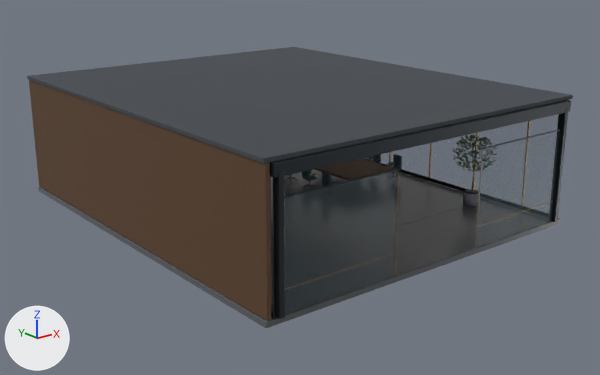
An edit to the glTF model gabriel-portfolio/public/models/environment-5.glb, drawn before and after from the same camera.
Rendered twice from a camera (50 mm lens) standing at (-23.7, -28.9, 12.9) and looking at (0.2, 1.1, 0.9). Every picture has the same lights, and +X, +Y and +Z are marked at lower left. The first picture is the older version.

The first picture shows 'Continuous floor slab'.
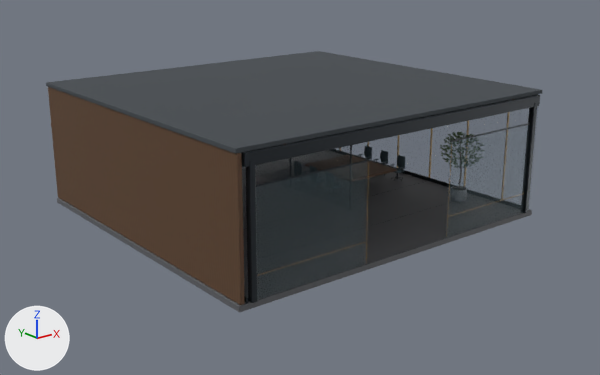
Pixel boxes [x1, y1, x2, y2] of what changed, in the pictures (600 x 375 px):
'Continuous floor slab', moved, rescaled (9% narrower, 7% shorter)
    before: [27, 47, 573, 328]
    after: [46, 51, 542, 313]

The change, as a list of edits to the scene's bpy script:
```text
Add img_honed_graphite_limestone_roughness:
    img_honed_graphite_limestone_roughness = load_image('Honed graphite limestone roughness', '_unpacked/Honed_graphite_limestone_roughness', 256, 256, 'Non-Color')
Add img_honed_graphite_limestone_micro_normal:
    img_honed_graphite_limestone_micro_normal = load_image('Honed graphite limestone micro normal', '_unpacked/Honed_graphite_limestone_micro_normal', 256, 256, 'Non-Color')
Change mat_honed_graphite_limestone_005:
    remove # nodes: BsdfPrincipled, OutputMaterial, TexImage
    nodes: BsdfPrincipled, Math, NormalMap, OutputMaterial, SeparateColor, TexImage x3
    uses the picture img_honed_graphite_limestone_micro_normal
    uses the picture img_honed_graphite_limestone_roughness
Change ob_continuous_floor_slab:
    ob_continuous_floor_slab.location: (0.0, 2.0, 2.76) -> (0.0, 1.6, 2.76)
    ob_continuous_floor_slab.scale: (10.2, 10.2, 10.2) -> (10.2, 8.14, 10.2)
```
